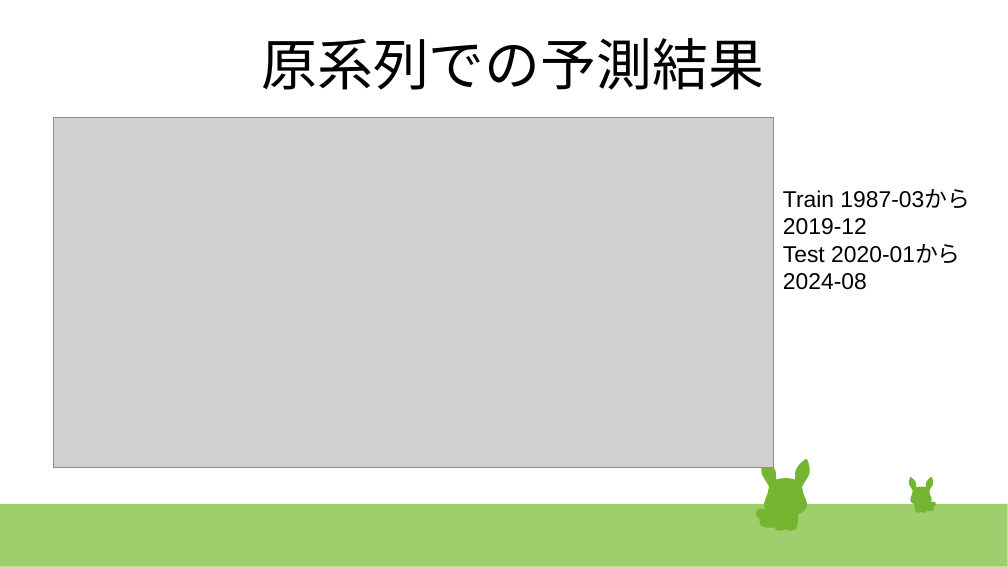
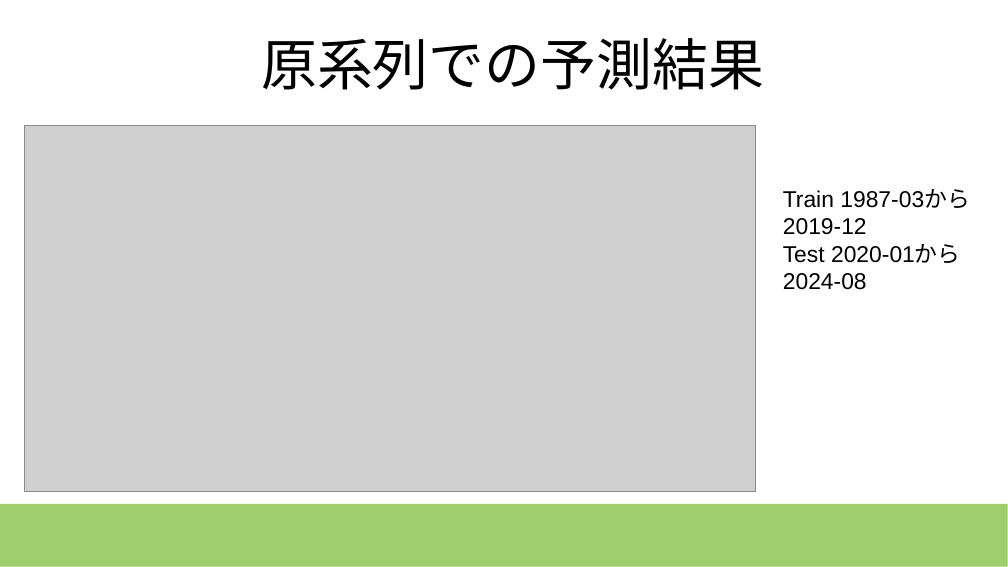
Before and after one commit to kawagashira/deepcraft, a slide deck: slide 12 of time_series/time_series.pptx. Drawn at 1008x567 pixels with LibreOffice and Linux fonts; fonts in the diff are those of the drawing; grey boxes stand for pictures. Boxes give left, top, right and bottom in pixels: in the first picture for what was removed or moved away, otherwise in the second. Text is boxed around its words. In the diff, an @@ line names an element or a change of style, - is before the commit and + after.

```diff
--- a/time_series/time_series.pptx
+++ b/time_series/time_series.pptx
@@ picture: place and size @@
-picture at [54,117,774,468]
+picture at [25,126,756,492]
@@ group removed at [756,459,810,531]: 23 freeform shapes @@
@@ group removed at [909,477,936,513]: 23 freeform shapes @@
```
Also in this commit, not shown: 13 other slides changed, 2 slides added, 1 slide removed, 3 other files.
